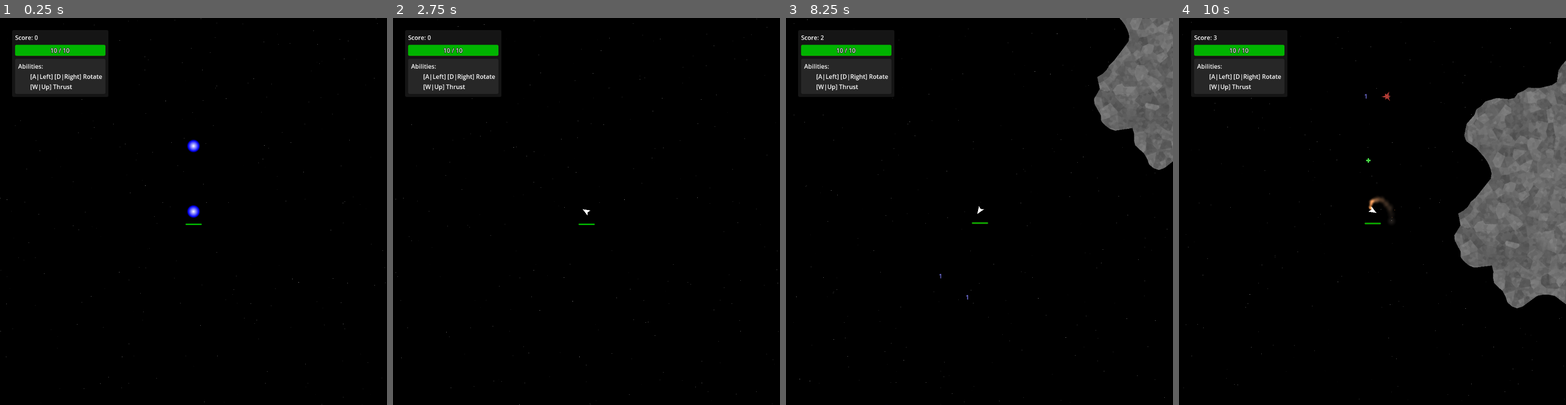
Above: before the commit, frames 1-4 (left to right).
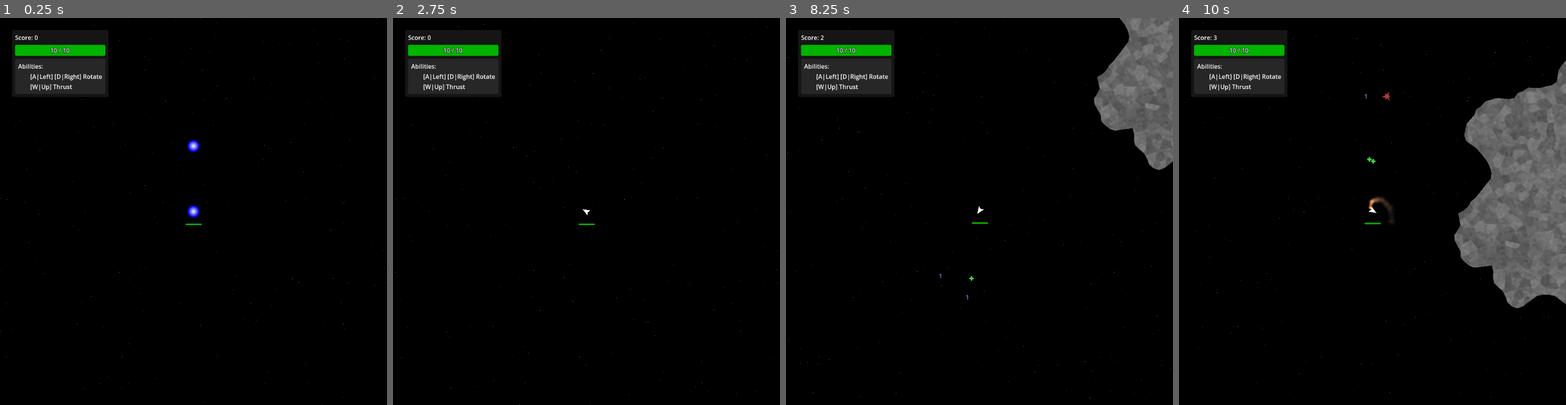
Above: after the commit, the same moments.

Repository: Trantarius/ArcadeGame
Game: Godot game, scene res://main.tscn
Same seed, same stepped clock (60 frames per second), same inputs: the game is played once before the commit and once after it. The engine's default icon, where the game draws it, is replaced by a stand-in: a white triangle on a blue panel in a dark square.
Inputs (mouse positions are in pixels of both pictures, inside the frame that each line leads up to):
- Up to frame 1 (0.25 s): no input
- Up to frame 2 (2.75 s): move the mouse to (671, 192) at 0.52 s; hold D (right) 0.53-1.28 s; hold Space (shoot) 0.53-1.28 s; move the mouse to (509, 230) at 1.27 s; hold A (left) 1.28-2.03 s; tap Space (shoot) at 1.35 s; move the mouse to (625, 126) at 2.02 s; hold D (right) from 2.03 s (still down); hold Space (shoot) from 2.03 s (still down)
- Up to frame 3 (8.25 s): move the mouse to (960, 288) at 2.77 s; release D (right) at 2.78 s; release Space (shoot) at 2.78 s; hold W (forward) 2.78-3.53 s; tap Space (shoot) every 1.5 s from 2.85 to 7.35 s; move the mouse to (1095, 269) at 3.52 s; hold Space (shoot) 3.53-4.28 s; hold A (left) 3.53-5.78 s; move the mouse to (863, 153) at 4.27 s; move the mouse to (998, 211) at 5.02 s; hold Space (shoot) 5.03-5.78 s; move the mouse to (921, 114) at 5.77 s; hold D (right) 5.78-6.53 s; move the mouse to (1064, 192) at 6.52 s; hold W (forward) 6.53-7.28 s; hold Space (shoot) 6.53-7.28 s; move the mouse to (902, 230) at 7.27 s; hold D (right) 7.28-8.03 s; move the mouse to (1018, 126) at 8.02 s; hold A (left) from 8.03 s (still down); hold Space (shoot) from 8.03 s (still down)
- Up to frame 4 (10 s): move the mouse to (1353, 288) at 8.77 s; release Space (shoot) at 8.78 s; tap Space (shoot) at 8.85 s; move the mouse to (1488, 269) at 9.52 s; release A (left) at 9.53 s; hold W (forward) from 9.53 s (still down); hold Space (shoot) from 9.53 s (still down)

Frames 1-2 are identical in both runs. In frame 3, less than 0.1% of the frame differs, in the area x 0-100%, y 0-100%; in frame 4, less than 0.1%, in the area x 0-100%, y 1-99%.

Commit message:
ability textures

Diff:
--- a/Modifier.gd
+++ b/Modifier.gd
@@ -14,19 +14,12 @@
 		if(is_active!=to):
 			is_active=to
 			if(is_active):
-				_activate()
 				activated.emit()
 			else:
-				_deactivate()
 				deactivated.emit()
 
 signal activated
-func _activate()->void:
-	pass
-
 signal deactivated
-func _deactivate()->void:
-	pass
 
 func _enter_tree()->void:
 	is_active = get_parent() is Actor
--- a/abilities/CooldownAbility.gd
+++ b/abilities/CooldownAbility.gd
@@ -5,12 +5,12 @@
 @export var cooldown:float
 var cooldown_timer:CountdownTimer = CountdownTimer.new()
 
-func _trigger()->void:
-	pass
+## Sent when the relevent key is pressed
+signal triggered
 
 func _unhandled_input(event: InputEvent) -> void:
 	if(!is_active):
 		return
 	if(event.is_action_pressed(mod_name) && cooldown_timer.time<=0):
-		_trigger()
+		triggered.emit()
 		cooldown_timer.time = cooldown
--- a/abilities/boost/boost_ability.gd
+++ b/abilities/boost/boost_ability.gd
@@ -2,7 +2,7 @@
 
 const strength:float = 500
 
-func _trigger() -> void:
+func _on_triggered() -> void:
 	var player:Player = get_parent()
 	var dir:Vector2 = Vector2.UP.rotated(player.global_rotation)
 	var impulse:Vector2 = dir*strength
--- a/abilities/boost/boost_ability.tscn
+++ b/abilities/boost/boost_ability.tscn
@@ -1,9 +1,17 @@
-[gd_scene load_steps=2 format=3 uid="uid://8506rbhgwm4s"]
+[gd_scene load_steps=3 format=3 uid="uid://8506rbhgwm4s"]
 
 [ext_resource type="Script" path="res://abilities/boost/boost_ability.gd" id="1_uo0u2"]
+[ext_resource type="Texture2D" uid="uid://dm5wdak66jwi" path="res://abilities/boost/boost_icon.png" id="2_0lilt"]
 
 [node name="BoostAbility" type="Node"]
 script = ExtResource("1_uo0u2")
 cooldown = 5.0
 ability_name = &"Boost"
+texture = ExtResource("2_0lilt")
+type = "Movement"
+description = "Press {action movement_ability} to get a speed boost in the currently faced direction.
+
+Cooldown: {property cooldown}s"
 mod_name = &"movement_ability"
+
+[connection signal="triggered" from="." to="." method="_on_triggered"]
--- a/abilities/boost/boost_pickup.tscn
+++ b/abilities/boost/boost_pickup.tscn
@@ -3,7 +3,7 @@
 [ext_resource type="Script" path="res://abilities/AbilityPickup.gd" id="1_53cas"]
 [ext_resource type="PackedScene" uid="uid://8506rbhgwm4s" path="res://abilities/boost/boost_ability.tscn" id="2_m5dv0"]
 [ext_resource type="Script" path="res://Interpolator.gd" id="3_q87t7"]
-[ext_resource type="Texture2D" uid="uid://031yu02cxhmc" path="res://icon_background.png" id="4_6pd2e"]
+[ext_resource type="Texture2D" uid="uid://dm5wdak66jwi" path="res://abilities/boost/boost_icon.png" id="4_hjqsc"]
 
 [sub_resource type="RectangleShape2D" id="RectangleShape2D_nooa2"]
 size = Vector2(32, 32)
@@ -24,17 +24,6 @@
 [node name="Sprite2D" type="Sprite2D" parent="Interpolator"]
 texture_filter = 4
 scale = Vector2(0.125, 0.125)
-texture = ExtResource("4_6pd2e")
-
-[node name="Label" type="Label" parent="Interpolator"]
-anchors_preset = 15
-anchor_right = 1.0
-anchor_bottom = 1.0
-grow_horizontal = 2
-grow_vertical = 2
-theme_override_colors/font_color = Color(0, 0, 0, 1)
-text = "B"
-horizontal_alignment = 1
-vertical_alignment = 1
+texture = ExtResource("4_hjqsc")
 
 [connection signal="picked_up" from="." to="." method="_on_picked_up"]
--- a/abilities/handbrake/handbrake_ability.gd
+++ b/abilities/handbrake/handbrake_ability.gd
@@ -1,5 +1,5 @@
 extends CooldownAbility
 
-func _trigger() -> void:
+func _on_triggered() -> void:
 	get_parent().linear_velocity = Vector2.ZERO
 	get_parent().angular_velocity = 0
--- a/abilities/handbrake/handbrake_ability.tscn
+++ b/abilities/handbrake/handbrake_ability.tscn
@@ -1,9 +1,17 @@
-[gd_scene load_steps=2 format=3 uid="uid://c8qt870yuj2yn"]
+[gd_scene load_steps=3 format=3 uid="uid://c8qt870yuj2yn"]
 
 [ext_resource type="Script" path="res://abilities/handbrake/handbrake_ability.gd" id="1_2d20b"]
+[ext_resource type="Texture2D" uid="uid://d1tmo3wdxdgvk" path="res://abilities/handbrake/handbrake_icon.png" id="2_684tr"]
 
 [node name="HandbrakeAbility" type="Node"]
 script = ExtResource("1_2d20b")
 cooldown = 5.0
 ability_name = &"Handbrake"
+texture = ExtResource("2_684tr")
+type = "Movement"
+description = "Press {action movement_ability} to come to an immediate stop.
+
+Cooldown: {property cooldown}s"
 mod_name = &"movement_ability"
+
+[connection signal="triggered" from="." to="." method="_on_triggered"]
--- a/abilities/handbrake/handbrake_pickup.tscn
+++ b/abilities/handbrake/handbrake_pickup.tscn
@@ -3,7 +3,7 @@
 [ext_resource type="Script" path="res://abilities/AbilityPickup.gd" id="1_210fq"]
 [ext_resource type="PackedScene" uid="uid://c8qt870yuj2yn" path="res://abilities/handbrake/handbrake_ability.tscn" id="2_xrbge"]
 [ext_resource type="Script" path="res://Interpolator.gd" id="3_bogtt"]
-[ext_resource type="Texture2D" uid="uid://031yu02cxhmc" path="res://icon_background.png" id="4_oolse"]
+[ext_resource type="Texture2D" uid="uid://d1tmo3wdxdgvk" path="res://abilities/handbrake/handbrake_icon.png" id="4_fktvj"]
 
 [sub_resource type="RectangleShape2D" id="RectangleShape2D_huemy"]
 size = Vector2(32, 32)
@@ -24,17 +24,6 @@
 [node name="Sprite2D" type="Sprite2D" parent="Interpolator"]
 texture_filter = 4
 scale = Vector2(0.125, 0.125)
-texture = ExtResource("4_oolse")
-
-[node name="Label" type="Label" parent="Interpolator"]
-anchors_preset = 15
-anchor_right = 1.0
-anchor_bottom = 1.0
-grow_horizontal = 2
-grow_vertical = 2
-theme_override_colors/font_color = Color(0, 0, 0, 1)
-text = "H"
-horizontal_alignment = 1
-vertical_alignment = 1
+texture = ExtResource("4_fktvj")
 
 [connection signal="picked_up" from="." to="." method="_on_picked_up"]
--- a/abilities/sidestep/sidestep_ability.gd
+++ b/abilities/sidestep/sidestep_ability.gd
@@ -2,7 +2,7 @@
 
 const step_distance:float = 100
 
-func _trigger()->void:
+func _on_triggered()->void:
 	var player:Player = get_parent()
 	var hdir:float = Input.get_axis('left','right')
 	var dir = hdir * Vector2.RIGHT.rotated(player.rotation)
--- a/abilities/sidestep/sidestep_ability.tscn
+++ b/abilities/sidestep/sidestep_ability.tscn
@@ -1,9 +1,17 @@
-[gd_scene load_steps=2 format=3 uid="uid://j7ojgjiy4k3i"]
+[gd_scene load_steps=3 format=3 uid="uid://j7ojgjiy4k3i"]
 
 [ext_resource type="Script" path="res://abilities/sidestep/sidestep_ability.gd" id="1_gtb6l"]
+[ext_resource type="Texture2D" uid="uid://idsavjhcaaub" path="res://abilities/sidestep/sidestep_icon.png" id="2_lx4xg"]
 
 [node name="SidestepAbility" type="Node"]
 script = ExtResource("1_gtb6l")
 cooldown = 5.0
 ability_name = &"Sidestep"
+texture = ExtResource("2_lx4xg")
+type = "Movement"
+description = "Press {action movement_ability} to jump sideways a short distance. Press {action left} or {action right} at the same time to control the direction.
+
+Cooldown: {property cooldown}s"
 mod_name = &"movement_ability"
+
+[connection signal="triggered" from="." to="." method="_on_triggered"]
--- a/abilities/sidestep/sidestep_pickup.tscn
+++ b/abilities/sidestep/sidestep_pickup.tscn
@@ -3,7 +3,7 @@
 [ext_resource type="Script" path="res://abilities/AbilityPickup.gd" id="1_rajli"]
 [ext_resource type="PackedScene" uid="uid://j7ojgjiy4k3i" path="res://abilities/sidestep/sidestep_ability.tscn" id="2_mxy85"]
 [ext_resource type="Script" path="res://Interpolator.gd" id="3_e36v6"]
-[ext_resource type="Texture2D" uid="uid://031yu02cxhmc" path="res://icon_background.png" id="4_r1lu1"]
+[ext_resource type="Texture2D" uid="uid://idsavjhcaaub" path="res://abilities/sidestep/sidestep_icon.png" id="4_f3wsj"]
 
 [sub_resource type="RectangleShape2D" id="RectangleShape2D_nooa2"]
 size = Vector2(32, 32)
@@ -24,17 +24,6 @@
 [node name="Sprite2D" type="Sprite2D" parent="Interpolator"]
 texture_filter = 4
 scale = Vector2(0.125, 0.125)
-texture = ExtResource("4_r1lu1")
-
-[node name="Label" type="Label" parent="Interpolator"]
-anchors_preset = 15
-anchor_right = 1.0
-anchor_bottom = 1.0
-grow_horizontal = 2
-grow_vertical = 2
-theme_override_colors/font_color = Color(0, 0, 0, 1)
-text = "S"
-horizontal_alignment = 1
-vertical_alignment = 1
+texture = ExtResource("4_f3wsj")
 
 [connection signal="picked_up" from="." to="." method="_on_picked_up"]
--- a/main.tscn
+++ b/main.tscn
@@ -36,6 +36,7 @@
 
 [node name="PickupSpawner" type="Node" parent="."]
 script = ExtResource("6_0lnqi")
+global_drop_rate_multiplier = 2.0
 pickup_list = Array[PackedScene]([ExtResource("6_h8vvy"), ExtResource("9_tblqw"), ExtResource("11_oynry"), ExtResource("12_gm13v")])
 
 [node name="HitNumberSpawner" type="Node" parent="."]
--- a/player/player.tscn
+++ b/player/player.tscn
@@ -59,7 +59,7 @@
 shader_parameter/height = 1024.0
 shader_parameter/drift_speed = 4.0
 shader_parameter/fade_time = 5.0
-shader_parameter/parallax = 0.0
+shader_parameter/parallax = 0.5
 
 [node name="Player" type="RigidBody2D" groups=["Players"]]
 collision_layer = 2
--- /dev/null
+++ b/ui/UIUtil.gd
@@ -0,0 +1,15 @@
+class_name UIUtil
+
+## Gets a string describing the controls bound to an InputAction.
+static func get_controls_string(action:StringName)->String:
+	var ret:String
+	var events:Array[InputEvent] = InputMap.action_get_events(action)
+	if(events.is_empty()):
+		ret = '[]'
+	else:
+		ret = '['
+		ret += events[0].as_text().trim_suffix(' (Physical)')
+		for i:int in range(1,events.size()):
+			ret += '|' + events[i].as_text().trim_suffix(' (Physical)')
+		ret += ']'
+	return ret
--- a/ui/ability_card.gd
+++ b/ui/ability_card.gd
@@ -25,7 +25,7 @@
 @export var texture:Texture2D:
 	set(to):
 		if(has_node(^'VBoxContainer/TextureRect')):
-			$VBoxContainer/TextureRect.texture = texture
+			$VBoxContainer/TextureRect.texture = to
 	get:
 		if(has_node(^'VBoxContainer/TextureRect')):
 			return $VBoxContainer/TextureRect.texture
@@ -65,11 +65,51 @@
 
 func build_from(ability:PlayerAbility)->void:
 	title = ability.ability_name
-	if(is_instance_valid(ability.texture)):
-		texture = ability.texture
+	#if(is_instance_valid(ability.texture)):
+	texture = ability.texture
 	type = ability.type
-	description = ability.description
+	description = AbilityCard.format_description(ability)
 	if(ability.is_active):
 		state = 'Equipped'
 	else:
 		state = 'New'
+
+## Handles some special escapes and turns them into BBCode
+static func format_description(ability:PlayerAbility)->String:
+	var input:String = ability.description
+	var escape_rex:RegEx = RegEx.create_from_string("\\{\\s*(\\w+)\\s*(\\S+)?\\s*\\}")
+	var found:RegExMatch = escape_rex.search(input)
+	while(is_instance_valid(found)):
+		input = input.erase(found.get_start(),found.get_end()-found.get_start())
+		match found.get_string(1):
+			'action':
+				if(found.get_group_count()<2):
+					push_error("bad description string escape '",found.get_string(),"'")
+				else:
+					var action:String = found.get_string(2)
+
+					var repl:String
+					var events:Array[InputEvent] = InputMap.action_get_events(action)
+					if(events.is_empty()):
+						repl = '[lb][rb]'
+					else:
+						repl = '[lb]'
+						repl += events[0].as_text().trim_suffix(' (Physical)')
+						for i:int in range(1,events.size()):
+							repl += '|' + events[i].as_text().trim_suffix(' (Physical)')
+						repl += '[rb]'
+
+					repl = '[code]'+repl+'[/code]'
+					input = input.insert(found.get_start(),repl)
+
+			'property':
+				if(found.get_group_count()<2):
+					push_error("bad description string escape '",found.get_string(),"'")
+				else:
+					var prop:String = found.get_string(2)
+					var value:Variant = ability.get(prop)
+					input = input.insert(found.get_start(),str(value))
+			_:
+				push_error("bad description string escape '",found.get_string(),"'")
+		found = escape_rex.search(input)
+	return input
--- a/ui/ability_card.tscn
+++ b/ui/ability_card.tscn
@@ -1,6 +1,5 @@
 [gd_scene load_steps=5 format=3 uid="uid://bphxkifsy51tq"]
 
-[ext_resource type="Texture2D" uid="uid://bude4na0hnosm" path="res://icon.svg" id="1_5ab10"]
 [ext_resource type="Script" path="res://ui/ability_card.gd" id="1_mtnm2"]
 
 [sub_resource type="StyleBoxFlat" id="StyleBoxFlat_8bgms"]
@@ -30,6 +29,10 @@
 expand_margin_right = 20.0
 expand_margin_bottom = 20.0
 
+[sub_resource type="SystemFont" id="SystemFont_iecmm"]
+font_names = PackedStringArray("Monospace")
+font_weight = 650
+
 [node name="AbilityCard" type="PanelContainer"]
 offset_right = 411.0
 offset_bottom = 730.0
@@ -37,7 +40,6 @@
 theme_override_styles/panel = SubResource("StyleBoxFlat_8bgms")
 script = ExtResource("1_mtnm2")
 title = "Ability Name"
-texture = ExtResource("1_5ab10")
 type = "Passive / Active"
 description = "Description Here [code]abcdef[/code]
 This is a super weird way of writing"
@@ -63,7 +65,6 @@
 [node name="TextureRect" type="TextureRect" parent="VBoxContainer"]
 layout_mode = 2
 size_flags_vertical = 3
-texture = ExtResource("1_5ab10")
 stretch_mode = 5
 
 [node name="Type" type="RichTextLabel" parent="VBoxContainer"]
@@ -78,6 +79,7 @@
 [node name="Description" type="RichTextLabel" parent="VBoxContainer"]
 layout_mode = 2
 size_flags_vertical = 3
+theme_override_fonts/mono_font = SubResource("SystemFont_iecmm")
 bbcode_enabled = true
 text = "Description Here [code]abcdef[/code]
 This is a super weird way of writing"
--- a/ui/info_panel.gd
+++ b/ui/info_panel.gd
@@ -60,8 +60,8 @@
 			var lbl:Label = Label.new()
 			ability_list.add_child(lbl)
 			abilities[&'Thrust']=lbl
-		abilities[&'Rotate'].text = get_controls_string(&'left')+' '+get_controls_string(&'right')+' Rotate'
-		abilities[&'Thrust'].text = get_controls_string(&'forward')+' Thrust'
+		abilities[&'Rotate'].text = UIUtil.get_controls_string(&'left')+' '+UIUtil.get_controls_string(&'right')+' Rotate'
+		abilities[&'Thrust'].text = UIUtil.get_controls_string(&'forward')+' Thrust'
 
 	else:
 		if(abilities.has(&'Rotate')):
@@ -87,7 +87,7 @@
 		ability_list.add_child(cdm)
 		cdm.ability = ability
 		if(include_controls_in_abilities):
-			cdm.text = get_controls_string(ability.mod_name)
+			cdm.text = UIUtil.get_controls_string(ability.mod_name)
 			cdm.text += ' ' + ability.ability_name
 		else:
 			cdm.text = ability.ability_name
@@ -135,16 +135,3 @@
 func _on_player_health_changed(current:float, maximum:float)->void:
 	max_health = maximum
 	health = current
-
-static func get_controls_string(action:StringName)->String:
-	var ret:String
-	var events:Array[InputEvent] = InputMap.action_get_events(action)
-	if(events.is_empty()):
-		ret = '[]'
-	else:
-		ret = '['
-		ret += events[0].as_text().trim_suffix(' (Physical)')
-		for i:int in range(1,events.size()):
-			ret += '|' + events[i].as_text().trim_suffix(' (Physical)')
-		ret += ']'
-	return ret
Binary file added: abilities/boost/boost_icon.png
Not shown, added: abilities/boost/boost_icon.png.import
Binary file added: abilities/handbrake/handbrake_icon.png
Not shown, added: abilities/handbrake/handbrake_icon.png.import
Binary file added: abilities/sidestep/sidestep_icon.png
Not shown, added: abilities/sidestep/sidestep_icon.png.import
Not shown, added: blender/TempIcon.blend
